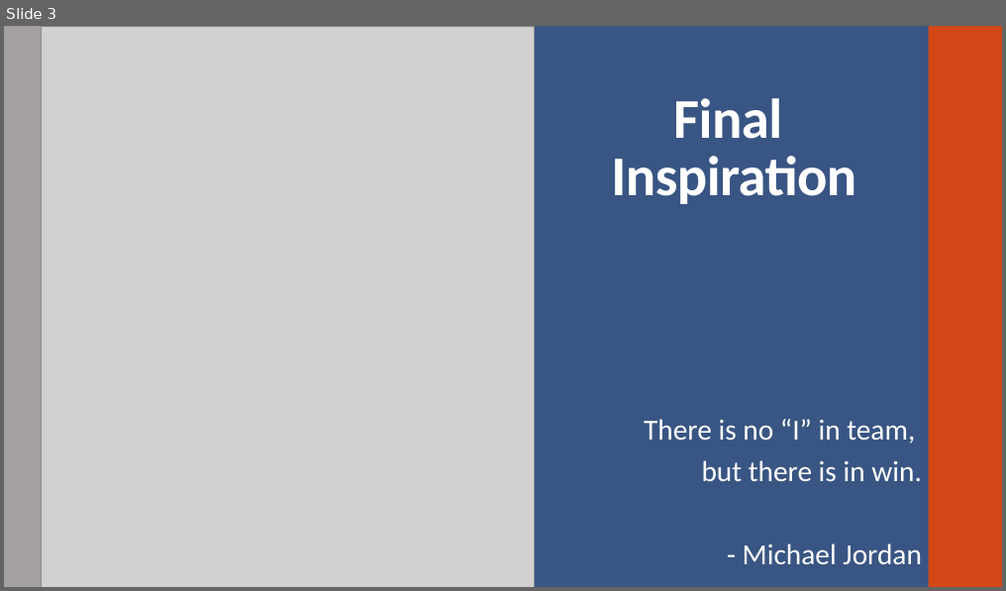
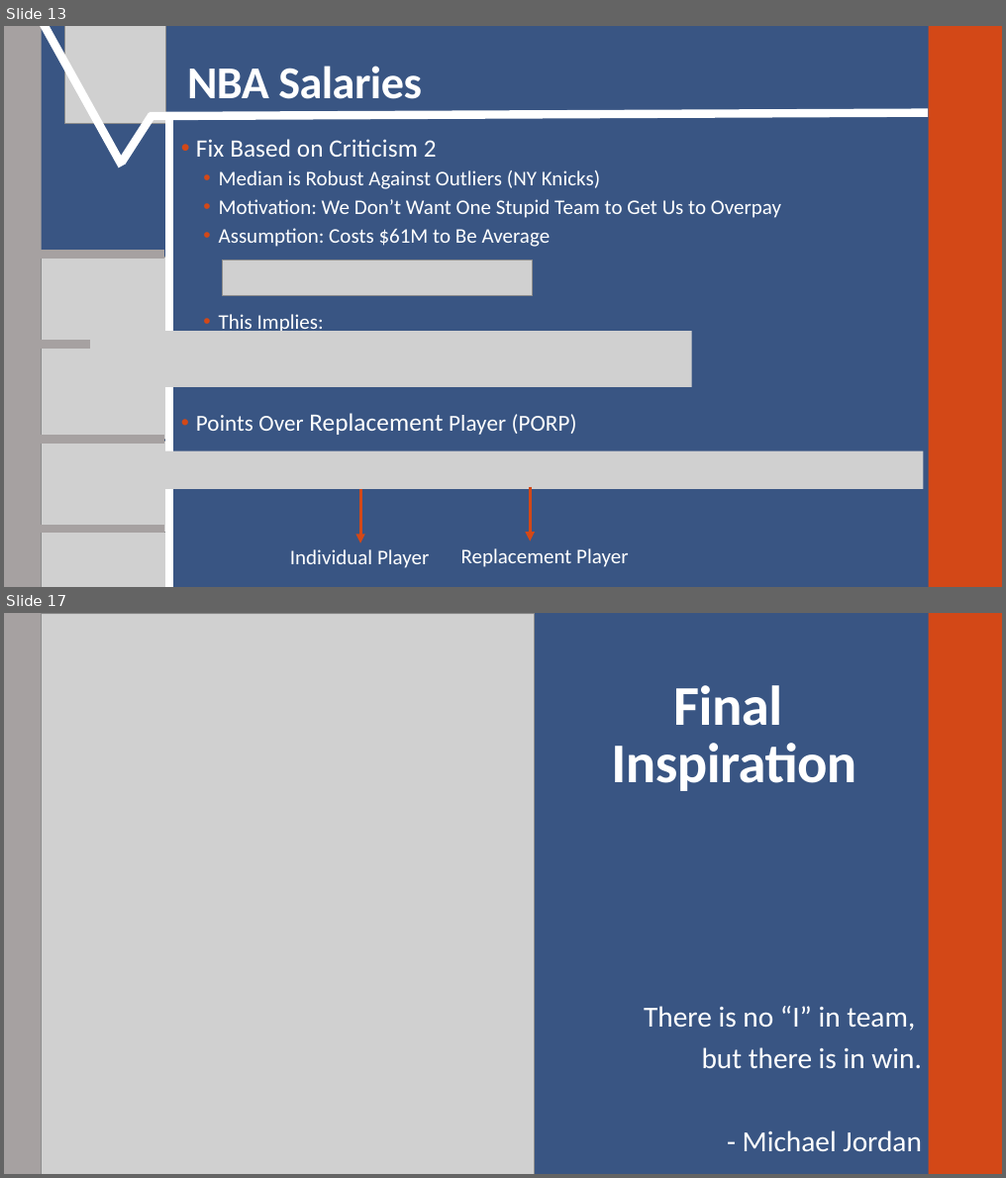
Before and after one commit to SuperMarioGiacomazzo/STOR390_WEBSITE, a slide deck: Slides/Basketball 4/Basketball_4_Lecture.pptx. Shown one above the other, each under a label of ours: slide 3 before the commit, slides 13 and 17 after it; the slides between them are not shown. The pictures are 1006x591 and 1006x1178 pixels, drawn with LibreOffice and Linux fonts; fonts in the diff are those of the drawing; grey boxes stand for pictures. Boxes give left, top, right and bottom in pixels: in the first picture for what was removed or moved away, otherwise in the second. Text is boxed around its words. In the diff, an @@ line names an element or a change of style, - is before the commit and + after.

```diff
--- a/Slides/Basketball 4/Basketball_4_Lecture.pptx
+++ b/Slides/Basketball 4/Basketball_4_Lecture.pptx
@@ slide 13 added at (4, 26, 1002, 587), background #395583; not listed: 2 template elements that a slide beside it also shows @@
@@ line added from (40, 26) to (122, 166), #FFFFFF 8 pt @@
@@ picture added at (64, 26, 165, 123) @@
@@ title added at (187, 66, 422, 99), 44 pt, text #FFFFFF, bold @@
+NBA Salaries
@@ line added from (150, 116) to (928, 113), #FFFFFF 8 pt @@
@@ line added from (122, 162) to (152, 115), #FFFFFF 8 pt @@
@@ line added from (169, 587) to (169, 115), #FFFFFF 8 pt @@
@@ text added at (196, 139, 781, 435), 20 pt, text #FFFFFF @@
+• Fix Based on Criticism 2
+  • Median is Robust Against Outliers (NY Knicks)
+  • Motivation: We Don’t Want One Stupid Team to Get Us to Overpay
+  • Assumption: Costs $61M to Be Average
+  • This Implies:
+• Points Over Replacement Player (PORP)
@@ line added from (35, 255) to (165, 255), #A6A1A1 8 pt @@
@@ picture added at (41, 257, 171, 348) @@
@@ picture added at (223, 261, 533, 295) @@
@@ line added from (34, 344) to (164, 344), #A6A1A1 8 pt @@
@@ picture added at (42, 348, 172, 439) @@
@@ picture added at (90, 332, 692, 387) @@
@@ line added from (35, 439) to (165, 439), #A6A6A6 8 pt @@
@@ line added from (35, 439) to (165, 439), #A6A1A1 8 pt @@
@@ picture added at (41, 442, 171, 533) @@
@@ picture added at (82, 452, 924, 488) @@
@@ arrow added from (360, 489) to (360, 544), #D34817 3 pt @@
@@ arrow added from (531, 487) to (531, 542), #D34817 3 pt @@
@@ line added from (34, 529) to (164, 529), #A6A1A1 8 pt @@
@@ picture added at (42, 533, 172, 587) @@
@@ text added at (290, 550, 429, 569), 20 pt, text #FFFFFF @@
+Individual Player
@@ text added at (461, 549, 628, 568), 20 pt, text #FFFFFF @@
+Replacement Player
@@ what was slide 3 is now slide 17 @@
```
Also in this commit, not shown: 1 slide changed, 13 other slides added, 12 other files.
